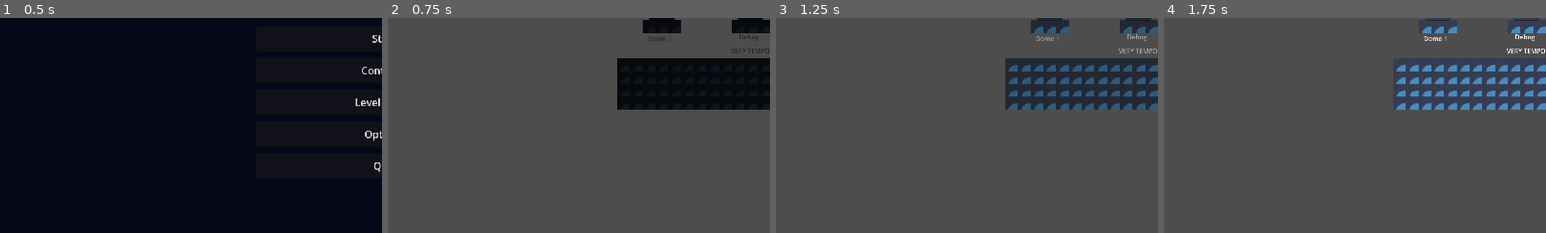
Above: before the commit, frames 1-4 (left to right).
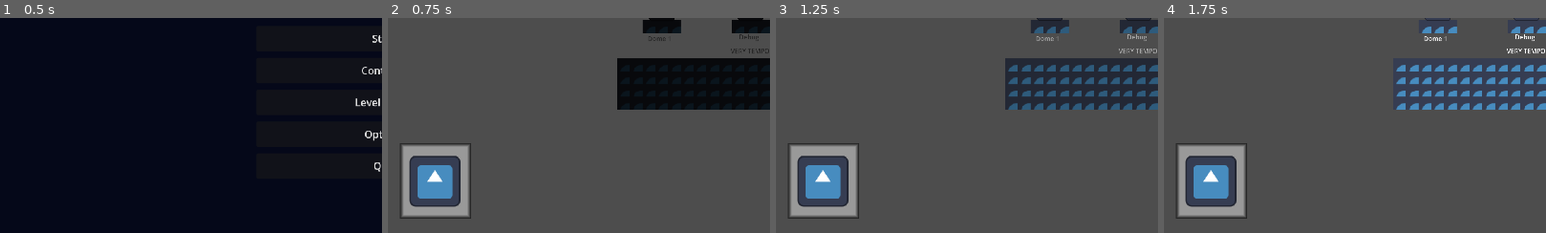
Above: after the commit, the same moments.

Repository: WholeYear12GameDesign/GrandmaGame
Game: Godot game, scene res://Scenes/Menu.tscn
Two runs of this game, one before a commit and one after it. Both use one fixed random seed, a clock stepped at 60 frames per second and the inputs below. The engine's default icon, where the game draws it, is replaced by a stand-in: a white triangle on a blue panel in a dark square.
Inputs:
- Up to frame 1 (0.5 s): no input
- Up to frame 2 (0.75 s): click "Start" at 0.5 s
- Up to frame 3 (1.25 s): no input
- Up to frame 4 (1.75 s): hold D (right) from 1.28 s (still down); hold Space (jetpack) from 1.28 s (still down); tap W (jump) at 1.52 s
The pictures show only the part of the screen within x 0-50%, y 50-100%; the shares and areas given below are measured in that part.

Frame 1 is identical in both runs. In frame 2, 4.6% of the frame differs, in the area x 3-22%, y 58-94%; in frame 3, 4.6%; in frame 4, 4.6%.
Error after the commit: Invalid assignment of property or key 'text' with value of type 'String' on a base object of type 'null instance'. (res://Player/o2)

Commit message:
Start NPC Items

Diff:
--- a/GrandmaBasement/Levels/Dome1/Dome1Screen4.tscn
+++ b/GrandmaBasement/Levels/Dome1/Dome1Screen4.tscn
@@ -1,23 +1,29 @@
-[gd_scene load_steps=4 format=3 uid="uid://dauhgltmecneb"]
+[gd_scene load_steps=5 format=3 uid="uid://dauhgltmecneb"]
 
 [ext_resource type="TileSet" uid="uid://dobir4kqibwk2" path="res://Tilemaps/TempTilemap.tres" id="1_1prdh"]
 [ext_resource type="PackedScene" uid="uid://ct1e5cilqasa7" path="res://Objects/checkpoint.tscn" id="2_4nsl0"]
 [ext_resource type="PackedScene" uid="uid://c7r6supcircgn" path="res://Levels/load_screen.tscn" id="2_481er"]
+[ext_resource type="PackedScene" uid="uid://dgxl7y5l0ninl" path="res://NPC/TestNPC.tscn" id="4_33vj5"]
 
 [node name="Dome1Screen1" type="Node2D"]
+
+[node name="Checkpoint" parent="." instance=ExtResource("2_4nsl0")]
+position = Vector2(3.50088, 270.844)
+rotation = 1.57223
+scale = Vector2(2.05404, 2)
+skew = 7.85589e-05
 
 [node name="TileMap" type="TileMap" parent="."]
 scale = Vector2(2, 2.05404)
 tile_set = ExtResource("1_1prdh")
 format = 2
-layer_0/tile_data = PackedInt32Array(131054, 262147, 1, 1965 …(29152 unchanged characters)… 1, 983035, 262147, 1, 1048571, 262147, 1)
-
-[node name="Checkpoint" parent="TileMap" instance=ExtResource("2_4nsl0")]
-position = Vector2(1.75044, 131.859)
-rotation = 1.57227
+layer_0/tile_data = PackedInt32Array(131054, 262147, 1, 1965 …(29152 unchanged characters)… 1, 983035, 262147, 1, 1048571, 262147, 1, 11, 327683, 2, -65525, 327683, 0, 10, 262147, 2, -65526, 262147, 0, 9, 262147, 2, -65527, 262147, 0, 8, 262147, 2, -65528, 262147, 0, 7, 262147, 2, -65529, 262147, 0, 6, 262147, 2, -65530, 262147, 0, 5, 262147, 2, -65531, 262147, 0, 4, 262147, 2, -65532, 262147, 0, 3, 262147, 2, -65533, 262147, 0, 2, 262147, 2, -65534, 262147, 0, 1, 262147, 2, -65535, 262147, 0, 0, 262147, 2, -65536, 262147, 0, 65535, 262147, 2, -1, 262147, 0, 65534, 262147, 2, -2, 262147, 0, 65533, 262147, 2, -3, 262147, 0, 65532, 262147, 2, -4, 262147, 0, 65531, 262147, 2, -5, 262147, 0, 65530, 262147, 2, -6, 262147, 0, 65529, 262147, 2, -7, 262147, 0, 65528, 262147, 2, -8, 262147, 0, 65527, 262147, 2, -9, 262147, 0, 65526, 262147, 2, -10, 262147, 0, 65525, 196611, 2, -11, 196611, 0)
 
 [node name="LoadScreen" parent="." instance=ExtResource("2_481er")]
 position = Vector2(-3, 546)
 rotation = -1.5708
 next_scene = "res://Levels/Dome1/Dome1Screen2.tscn"
 offset = Vector2(0, 1080)
+
+[node name="TestNPC" parent="." instance=ExtResource("4_33vj5")]
+position = Vector2(-1, -84)
--- /dev/null
+++ b/GrandmaBasement/NPC/NPC.gd
@@ -0,0 +1,11 @@
+extends StaticBody2D
+
+
+# Called when the node enters the scene tree for the first time.
+func _ready():
+	pass # Replace with function body.
+
+
+# Called every frame. 'delta' is the elapsed time since the previous frame.
+func _process(delta):
+	pass
--- /dev/null
+++ b/GrandmaBasement/NPC/TestNPC.tscn
@@ -0,0 +1,18 @@
+[gd_scene load_steps=4 format=3 uid="uid://dgxl7y5l0ninl"]
+
+[ext_resource type="Script" path="res://NPC/NPC.gd" id="1_kag5u"]
+[ext_resource type="Texture2D" uid="uid://va5cc5u4i3i2" path="res://Art assets/icon.svg" id="2_0c5av"]
+
+[sub_resource type="RectangleShape2D" id="RectangleShape2D_e7w0h"]
+size = Vector2(60, 114)
+
+[node name="TestNPC" type="StaticBody2D"]
+script = ExtResource("1_kag5u")
+
+[node name="CollisionShape2D" type="CollisionShape2D" parent="."]
+position = Vector2(-1, -2)
+shape = SubResource("RectangleShape2D_e7w0h")
+
+[node name="Sprite2D" type="Sprite2D" parent="."]
+scale = Vector2(0.421875, 0.828125)
+texture = ExtResource("2_0c5av")
--- /dev/null
+++ b/GrandmaBasement/Objects/Item.tscn
@@ -0,0 +1,8 @@
+[gd_scene load_steps=2 format=3 uid="uid://cwnelmjvqu2nm"]
+
+[sub_resource type="RectangleShape2D" id="RectangleShape2D_w31j2"]
+
+[node name="Item" type="Area2D"]
+
+[node name="CollisionShape2D" type="CollisionShape2D" parent="."]
+shape = SubResource("RectangleShape2D_w31j2")
--- a/GrandmaBasement/Player/autoloads.gd
+++ b/GrandmaBasement/Player/autoloads.gd
@@ -1,4 +1,5 @@
 extends Node
 
+var current_item = "none"
 var oxygen = 100
 var checkpoint = Vector2.ZERO
--- a/GrandmaBasement/Player/player.gd
+++ b/GrandmaBasement/Player/player.gd
@@ -80,5 +80,9 @@
 	if not is_on_floor() and velocity.y < max_gravity:
 		velocity.y += gravity * delta
 
+#change the item the player is holding
+func update_item():
+	$CanvasLayer/Control/CurrentItem/ItemSprite.texture = null
+
 func retry():
 	global_position = player_data.checkpoint
--- a/GrandmaBasement/Player/player.tscn
+++ b/GrandmaBasement/Player/player.tscn
@@ -23,6 +23,14 @@
 bg_color = Color(1, 1, 1, 0.788235)
 corner_radius_bottom_right = 16
 anti_aliasing_size = 0.25
+
+[sub_resource type="StyleBoxFlat" id="StyleBoxFlat_2lo70"]
+border_width_left = 10
+border_width_top = 10
+border_width_right = 10
+border_width_bottom = 10
+border_color = Color(0.0862745, 0.0862745, 0.0862745, 1)
+border_blend = true
 
 [node name="Player" type="CharacterBody2D"]
 script = ExtResource("1_u67x1")
@@ -95,7 +103,7 @@
 show_percentage = false
 script = ExtResource("9_tsq00")
 
-[node name="RichTextLabel" type="RichTextLabel" parent="CanvasLayer/Control"]
+[node name="RichTextLabel" type="RichTextLabel" parent="CanvasLayer/Control/ProgressBar2"]
 layout_mode = 0
 offset_right = 256.0
 offset_bottom = 53.0
@@ -109,3 +117,15 @@
 meta_underlined = false
 hint_underlined = false
 text_direction = 1
+
+[node name="CurrentItem" type="Panel" parent="CanvasLayer/Control"]
+layout_mode = 0
+offset_left = 30.0
+offset_top = 854.0
+offset_right = 209.0
+offset_bottom = 1044.0
+theme_override_styles/panel = SubResource("StyleBoxFlat_2lo70")
+
+[node name="ItemSprite" type="Sprite2D" parent="CanvasLayer/Control/CurrentItem"]
+position = Vector2(88, 96)
+texture = ExtResource("2_yvcg4")
Not shown: 1 places in GrandmaBasement/Player/player.tscn that only renumber resources
